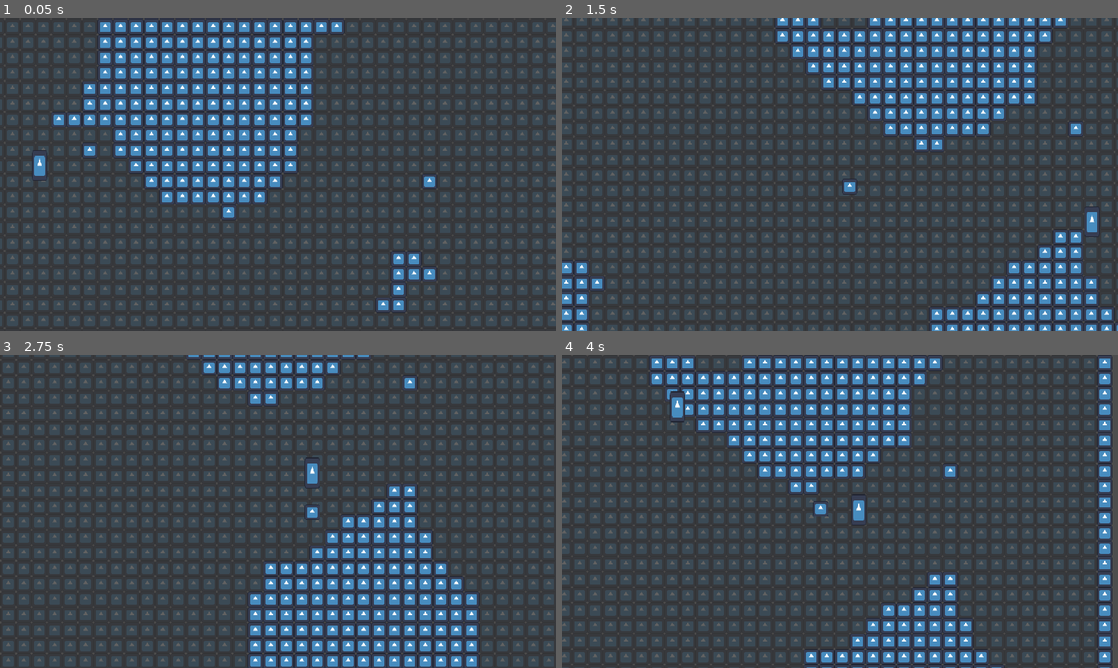
Above: before the commit, frames 1-4 (two rows, left to right).
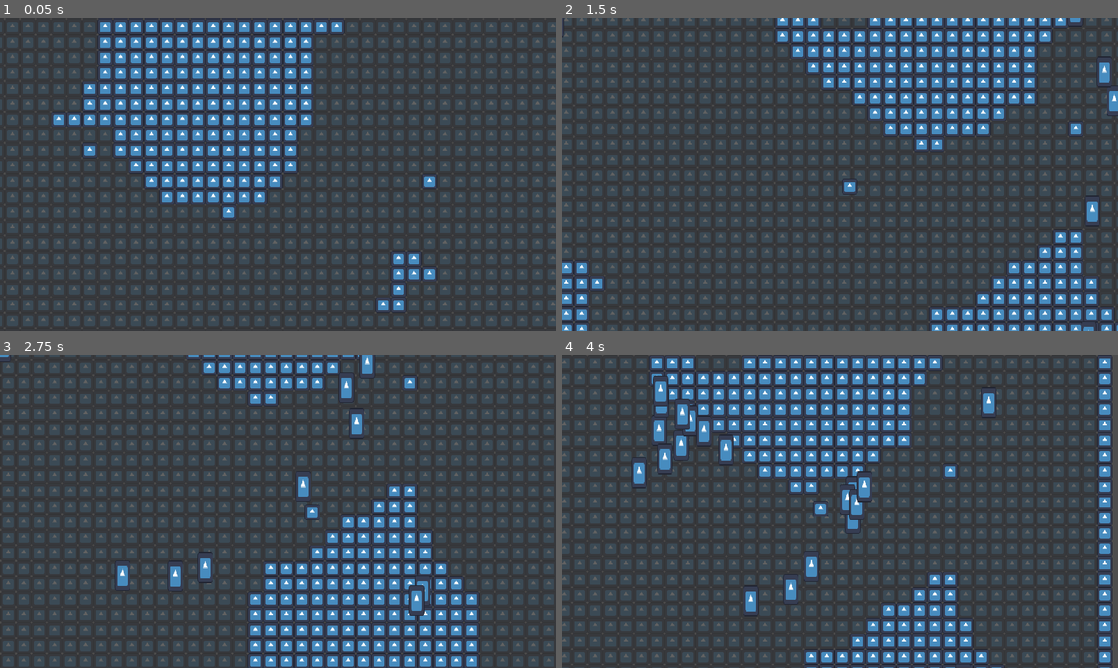
Above: after the commit, the same moments.

Repository: slotling/collateral-damage-gwj71
Game: Godot game, scene res://Scenes/Root/world.tscn
The game is run twice, just before and just after one commit, with the same random seed, the same clock (stepped at 60 frames per second) and the same inputs. The engine's default icon, where the game draws it, is replaced by a stand-in: a white triangle on a blue panel in a dark square.
Inputs (mouse positions are in pixels of both pictures, inside the frame that each line leads up to):
- Up to frame 1 (0.05 s): no input
- Up to frame 2 (1.5 s): move the mouse to (962, 158) at 0.52 s; hold D (right) 0.53-1.28 s; click (962, 158) at 0.6 s; move the mouse to (728, 190) at 1.27 s; hold S (backward) from 1.28 s (still down); right-click (728, 190) at 1.35 s
- Up to frame 3 (2.75 s): move the mouse to (333, 442) at 2.02 s; release S (backward) at 2.03 s; hold D (right) from 2.03 s (still down); hold Shift (run) from 2.03 s (still down)
- Up to frame 4 (4 s): move the mouse to (812, 574) at 2.77 s; release D (right) at 2.78 s; release Shift (run) at 2.78 s; hold W (forward) 2.78-3.53 s; click (812, 574) at 2.85 s; move the mouse to (1006, 558) at 3.52 s; hold A (left) from 3.53 s (still down); right-click (1006, 558) at 3.6 s

The runs differ from the first frame. In frame 1, 0.2% of the frame differs, in the area x 5-9%, y 42-52%; in frame 2, 0.5%; in frame 3, 1.5%; in frame 4, 2.7%, in the area x 12-79%, y 6-100%.

Commit message:
nav optimization

Diff:
--- a/Resources/Tilesets/MainTileset.tres
+++ b/Resources/Tilesets/MainTileset.tres
@@ -15,13 +15,6 @@
 0:0/0/physics_layer_0/polygon_0/points = PackedVector2Array(-16, -16, 16, -16, 16, 16, -16, 16)
 0:0/0/navigation_layer_0/polygon = SubResource("NavigationPolygon_3p3gx")
 
-[sub_resource type="NavigationPolygon" id="NavigationPolygon_pky14"]
-vertices = PackedVector2Array(16, 16, -16, 16, -16, -16, 16, -16)
-polygons = Array[PackedInt32Array]([PackedInt32Array(0, 1, 2, 3)])
-outlines = Array[PackedVector2Array]([PackedVector2Array(-16, -16, 16, -16, 16, 16, -16, 16)])
-source_geometry_group_name = &"navigation_polygon_source_group"
-agent_radius = 0.0
-
 [sub_resource type="TileSetAtlasSource" id="TileSetAtlasSource_bqjy3"]
 resource_name = "Floor"
 texture = ExtResource("1_ly63v")
@@ -30,7 +23,6 @@
 0:0/0/modulate = Color(0.498039, 0.498039, 0.498039, 0.427451)
 0:0/0/physics_layer_0/linear_velocity = Vector2(0, 0)
 0:0/0/physics_layer_0/angular_velocity = 0.0
-0:0/0/navigation_layer_0/polygon = SubResource("NavigationPolygon_pky14")
 
 [resource]
 tile_size = Vector2i(32, 32)
--- a/Scenes/Entities/enemy.tscn
+++ b/Scenes/Entities/enemy.tscn
@@ -49,7 +49,6 @@
 max_speed = 150
 
 [node name="NavigationAgent2D" type="NavigationAgent2D" parent="."]
-path_postprocessing = 1
 
 [node name="EnemyAttacksGroup" parent="." instance=ExtResource("7_73tpc")]
 
--- a/Scenes/Generation/terrain.gd
+++ b/Scenes/Generation/terrain.gd
@@ -1,5 +1,6 @@
 extends Node2D
 
+@export var debugNoRelocate = false
 @export var size:Vector2 = Vector2.ZERO
 
 @export var noise_map : NoiseTexture2D
@@ -7,7 +8,8 @@
 @onready var color_ramp : Gradient = noise_map.color_ramp
 @onready var color_ramp_offsets : Array = noise_map.color_ramp.offsets
 
-@onready var tilemap: TileMap = $TileMap
+@onready var navigation: NavigationRegion2D = $NavigationRegion2D
+@onready var tilemap: TileMap = $NavigationRegion2D/TileMap
 @onready var tileset: TileSet = tilemap.tile_set
 @onready var tilesize: Vector2 = tileset.tile_size
 
@@ -22,8 +24,8 @@
 
 func relocate_player(x, y):
 	var target = get_tree().get_first_node_in_group("player")
-	target.global_position = Vector2(x-size.x/2, y-size.y/2)*tilesize
-	print(target.global_position)
+	if !debugNoRelocate:
+		target.global_position = Vector2(x-size.x/2, y-size.y/2)*tilesize
 
 func generate():
 	var noise_value_array:Array = []
@@ -60,8 +62,26 @@
 		for y in range(size.y+2):
 			generate_tile(0, x-1, y-1)
 
+var navigation_vertices = []
+
 func generate_tile(value, x, y):
-	tilemap.set_cell(0, Vector2(x-size.x/2, y-size.y/2), tile_source[value], tile_atlas_coords[value])
+	var tilepos = Vector2(x-size.x/2, y-size.y/2)
+	tilemap.set_cell(0, tilepos, tile_source[value], tile_atlas_coords[value])
+
+func make_and_bake_navigation():
+	var new_navigation_mesh = NavigationPolygon.new()
+	var x_bound:float = size.x/2*tilesize.x
+	var y_bound = size.y/2*tilesize.y
+	var bounding_outline = PackedVector2Array([
+		Vector2(x_bound, y_bound),
+		Vector2(x_bound, -y_bound),
+		Vector2(-x_bound, -y_bound),
+		Vector2(-x_bound, y_bound),
+	])
+	new_navigation_mesh.add_outline(bounding_outline)
+	navigation.navigation_polygon = new_navigation_mesh
+	navigation.bake_navigation_polygon()
+
 
 func _ready():
 	randomize()
@@ -69,6 +89,7 @@
 	noise = noise_map.noise
 	generate_initial()
 	generate()
+	make_and_bake_navigation()
 
 func _process(delta):
-	pass
+	print(Engine.get_frames_per_second())
--- a/Scenes/Generation/terrain.tscn
+++ b/Scenes/Generation/terrain.tscn
@@ -12,11 +12,19 @@
 frequency = 0.025
 
 [sub_resource type="NoiseTexture2D" id="NoiseTexture2D_1eg75"]
+width = 100
+height = 100
 color_ramp = SubResource("Gradient_s6f1m")
 noise = SubResource("FastNoiseLite_s0251")
+
+[sub_resource type="NavigationPolygon" id="NavigationPolygon_tktbw"]
+source_geometry_group_name = &"navigation_polygon_source_group"
 
 [node name="Terrain" type="Node2D"]
 script = ExtResource("1_7boge")
 noise_map = SubResource("NoiseTexture2D_1eg75")
 
-[node name="TileMap" parent="." instance=ExtResource("2_2jma3")]
+[node name="NavigationRegion2D" type="NavigationRegion2D" parent="."]
+navigation_polygon = SubResource("NavigationPolygon_tktbw")
+
+[node name="TileMap" parent="NavigationRegion2D" instance=ExtResource("2_2jma3")]
--- a/Scenes/Root/world.tscn
+++ b/Scenes/Root/world.tscn
@@ -2,15 +2,14 @@
 
 [ext_resource type="PackedScene" uid="uid://d3hrl4tjnukfe" path="res://Scenes/Generation/terrain.tscn" id="1_r6r10"]
 [ext_resource type="PackedScene" uid="uid://djorhqqn1rked" path="res://Scenes/Entities/Characters/demolitionist_player.tscn" id="2_0m2oe"]
-[ext_resource type="PackedScene" uid="uid://cedwbr4ui4t4j" path="res://Scenes/Entities/Enemies/terminator_enemy.tscn" id="3_4ti20"]
-[ext_resource type="PackedScene" uid="uid://14wcwtgp2v2v" path="res://Handlers/wave_handler.tscn" id="4_apm3v"]
+[ext_resource type="PackedScene" uid="uid://ty71841138uo" path="res://Handlers/wave_handler.tscn" id="4_apm3v"]
 
 [node name="World" type="Node2D"]
 
 [node name="WaveHandler" parent="." instance=ExtResource("4_apm3v")]
 wave_cooldown = 10
-max_enemy_count = 3
-max_wave_count = 1
+max_enemy_count = 25
+max_wave_count = 10
 spawning_distance = 700
 
 [node name="Terrain" parent="." instance=ExtResource("1_r6r10")]
@@ -19,7 +18,4 @@
 [node name="DemolitionistPlayer" parent="." instance=ExtResource("2_0m2oe")]
 position = Vector2(4, 1)
 
-[node name="TerminatorEnemy" parent="." instance=ExtResource("3_4ti20")]
-position = Vector2(-344, -176)
-
 [editable path="DemolitionistPlayer"]
Not shown: 1 places in Handlers/wave_handler.tscn that only renumber resources
Not shown: 1 places in Resources/Tilesets/MainTileset.tres that only renumber resources
Not shown: 1 places in Scenes/Generation/terrain.tscn that only renumber resources
